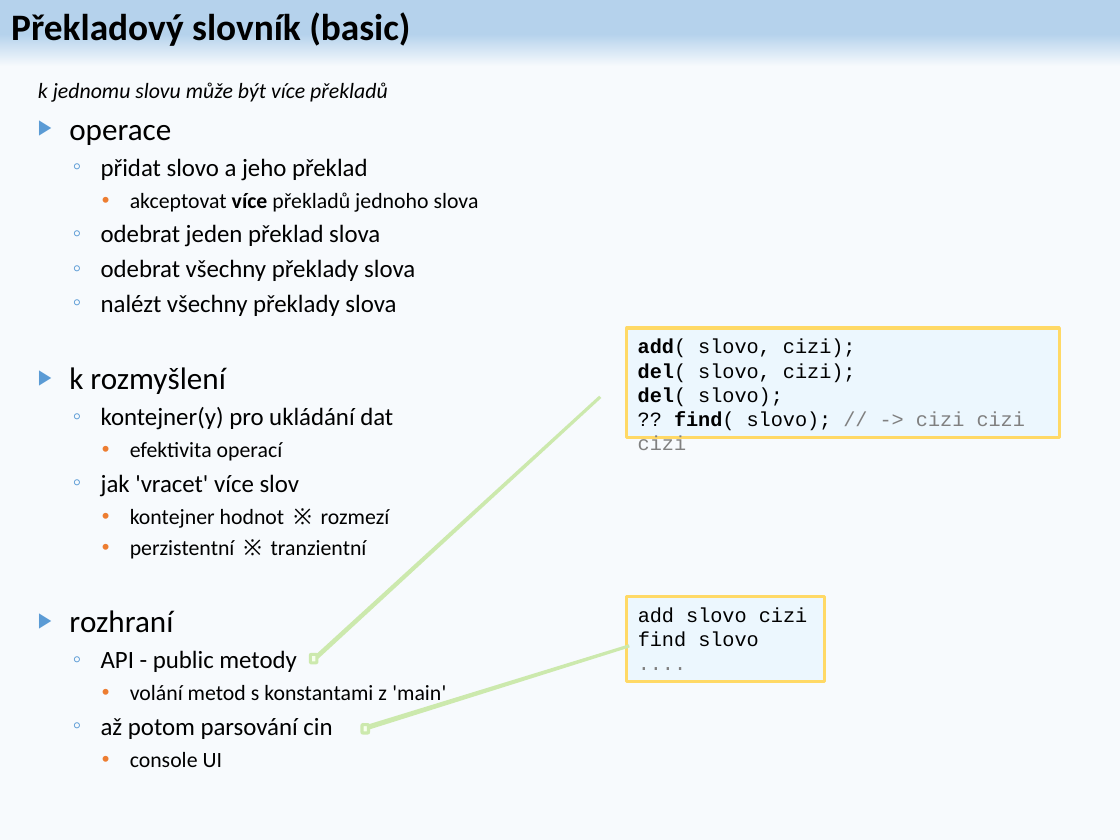
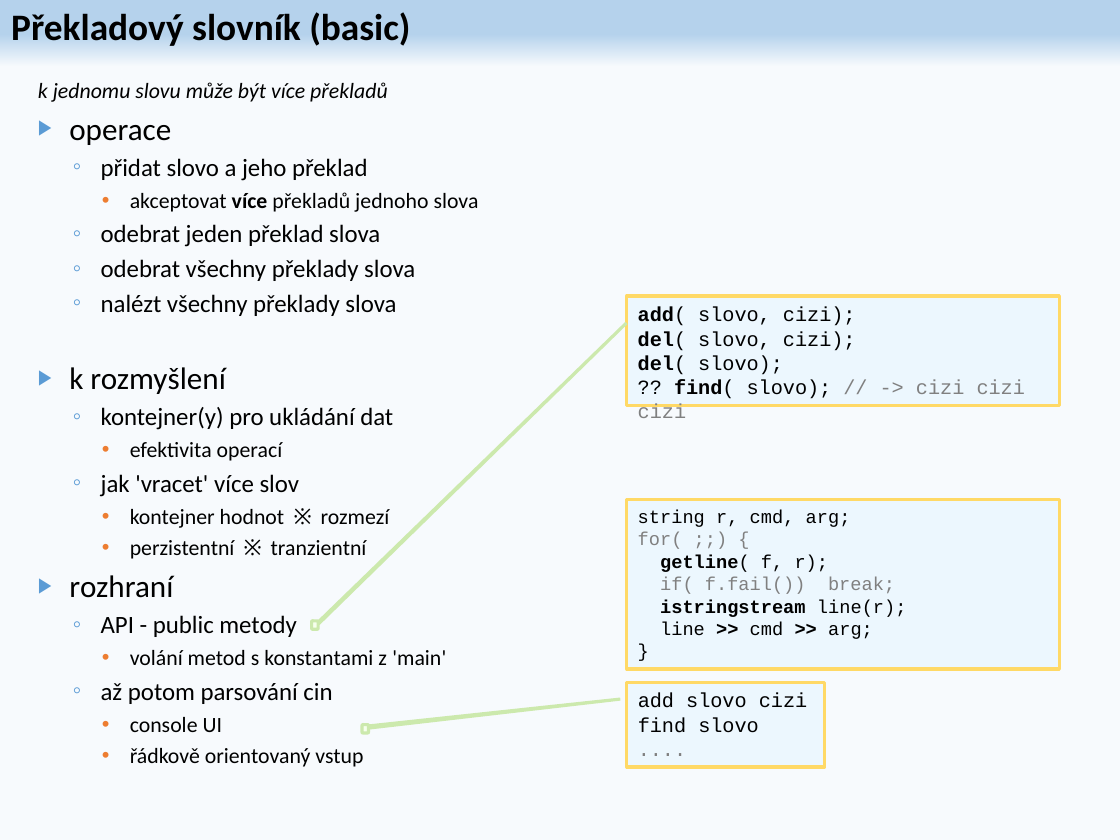
Before and after one commit to damodarak/BANG, a slide deck: slide 32 of CvCpp.pptx. Drawn at 1120x840 pixels with LibreOffice and Linux fonts; fonts in the diff are those of the drawing. Boxes give left, top, right and bottom in pixels: in the first picture for what was removed or moved away, otherwise in the second. Text is boxed around its words. In the diff, an @@ line names an element or a change of style, - is before the commit and + after.

```diff
--- a/CvCpp.pptx
+++ b/CvCpp.pptx
@@ rectangle "add( slovo, cizi);": place and size @@
-rectangle "add( slovo, cizi);" at [627,328,1060,438]
+rectangle "add( slovo, cizi);" at [627,296,1060,405]
@@ rectangle added at [627,500,1060,669], fill #ECF7FE, outline #FFD966 2 pt, 12 pt, text #000000 @@
+string r, cmd, arg;
+for( ;;) {
+getline( f, r);
+if( f.fail()) break;
+istringstream line(r);
+line >> cmd >> arg;
+}
@@ rounded speech box: place and size @@
-rounded speech box at [310,654,317,663]
+rounded speech box at [311,620,318,629]
@@ rounded speech box at [311,620,318,629]: proportions changed @@
@@ rectangle "add slovo cizi": place and size @@
-rectangle "add slovo cizi" at [627,597,825,682]
+rectangle "add slovo cizi" at [627,682,825,767]
@@ text at [130,748,363,767]: paragraph added @@
+    • řádkově orientovaný vstup
```
Also in this commit, not shown: 6 other slides changed, 1 other file.
